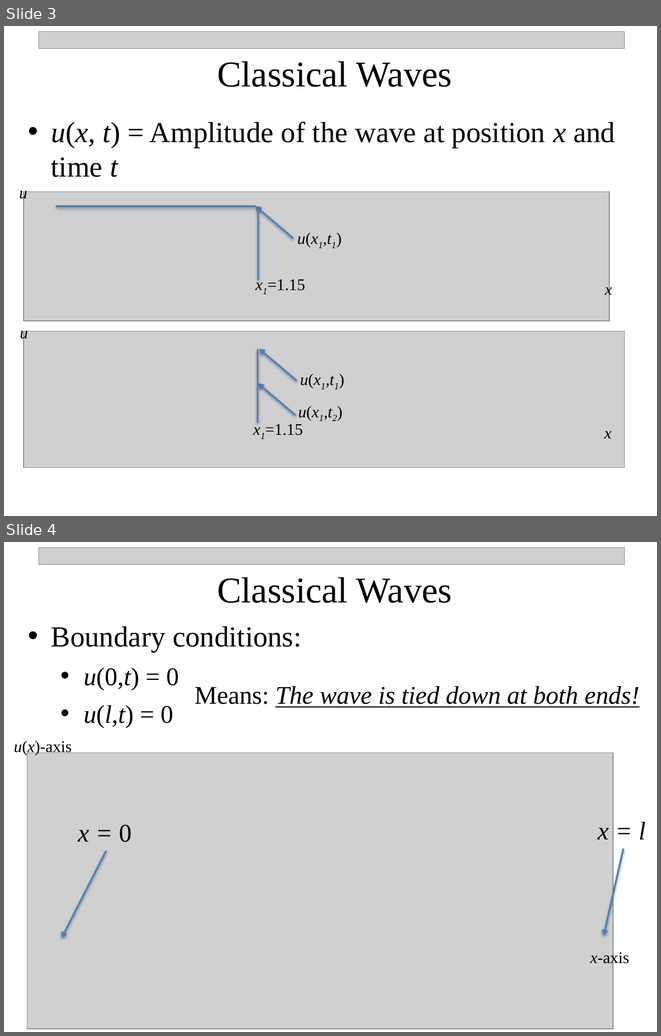
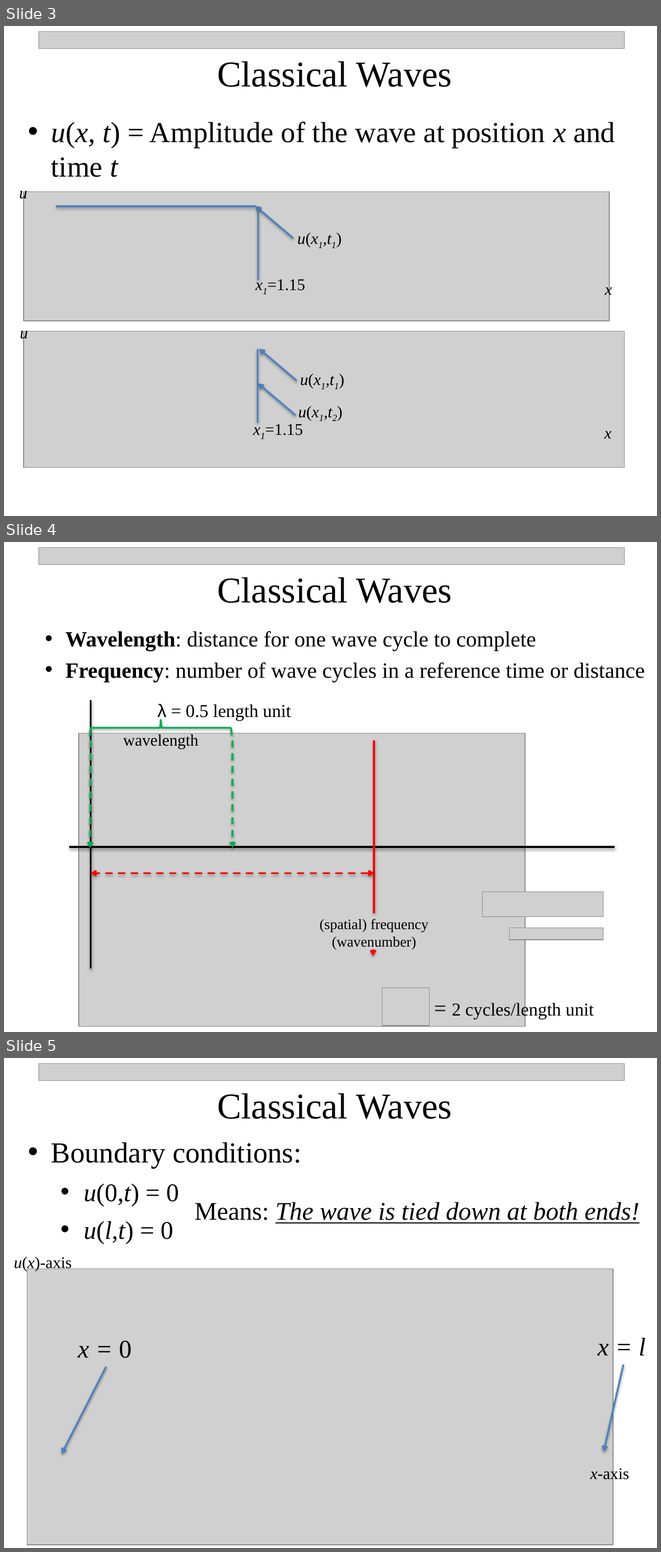
Before and after one commit to npetraco/CHE302, a slide deck: Notes/1_Intro_Classical_Waves.pptx. Shown one above the other, each under a label of ours: slides 3 and 4 before the commit, slides 3, 4 and 5 after it. The pictures are 661x1036 and 661x1552 pixels, drawn with LibreOffice and Linux fonts; fonts in the diff are those of the drawing; grey boxes stand for pictures; background and template pictures are left out. Boxes give left, top, right and bottom in pixels: in the first picture for what was removed or moved away, otherwise in the second. Text is boxed around its words. In the diff, an @@ line names an element or a change of style, - is before the commit and + after.

```diff
--- a/Notes/1_Intro_Classical_Waves.pptx
+++ b/Notes/1_Intro_Classical_Waves.pptx
@@ slide 4 added at (x1=4, y1=542, x2=657, y2=1032), background #FFFFFF @@
@@ picture added at (x1=38, y1=547, x2=624, y2=564) @@
@@ text added at (x1=217, y1=577, x2=452, y2=603), 40 pt, text #000000 @@
+Classical Waves
@@ text added at (x1=65, y1=631, x2=536, y2=651), 24 pt, text #000000 @@
+• Wavelength: distance for one wave cycle to complete
@@ text added at (x1=65, y1=662, x2=645, y2=682), 24 pt, text #000000 @@
+• Frequency: number of wave cycles in a reference time or distance
@@ line added from (91, 968) to (91, 700), #000000 2 pt @@
@@ text added at (x1=157, y1=704, x2=291, y2=721), 20 pt, text #000000 @@
+λ = 0.5 length unit
@@ left brace added at (x1=90, y1=720, x2=231, y2=735), outline #00B050 2 pt @@
@@ picture added at (x1=79, y1=733, x2=525, y2=1026) @@
@@ arrow added from (91, 740) to (90, 848), #00B050 2 pt dashed @@
@@ text added at (x1=123, y1=733, x2=199, y2=749), 18 pt, text #000000 @@
+wavelength
@@ arrow added from (232, 740) to (232, 848), #00B050 2 pt dashed @@
@@ line added from (374, 740) to (374, 913), #FF0000 2 pt @@
@@ line added from (69, 847) to (615, 847), #000000 2 pt @@
@@ double arrow added from (374, 873) to (91, 873), #FF0000 2 pt dashed @@
@@ picture added at (x1=483, y1=891, x2=603, y2=916) @@
@@ text added at (x1=319, y1=918, x2=429, y2=949), 16 pt, text #000000 @@
+(spatial) frequency
+(wavenumber)
@@ picture added at (x1=510, y1=927, x2=603, y2=940) @@
@@ arrow added from (373, 950) to (373, 956), #FF0000 2 pt @@
@@ picture added at (x1=382, y1=987, x2=429, y2=1025) @@
@@ text added at (x1=452, y1=1001, x2=594, y2=1019), 20 pt, text #000000 @@
+= 2 cycles/length unit
@@ what was slide 4 is now slide 5 @@
```
Also in this commit, not shown: 6 slides changed, 2 other slides added, 4 other files.
